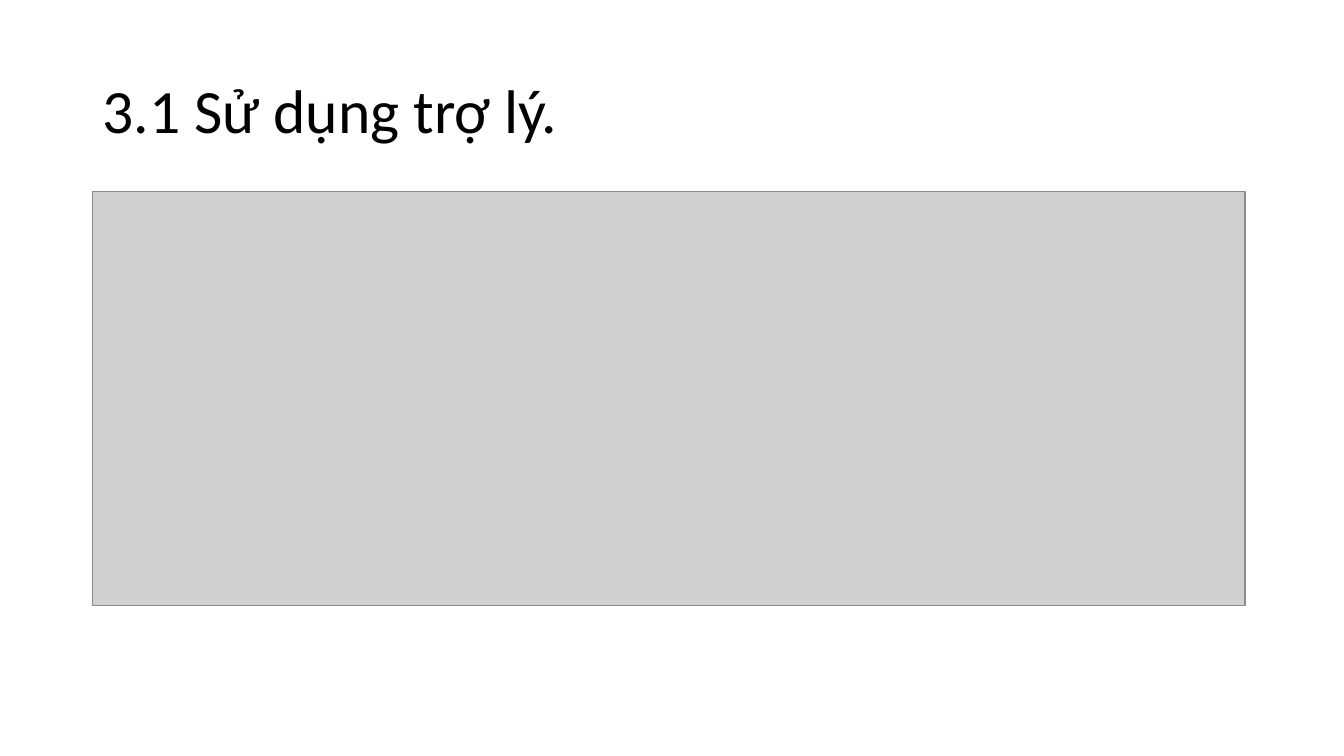
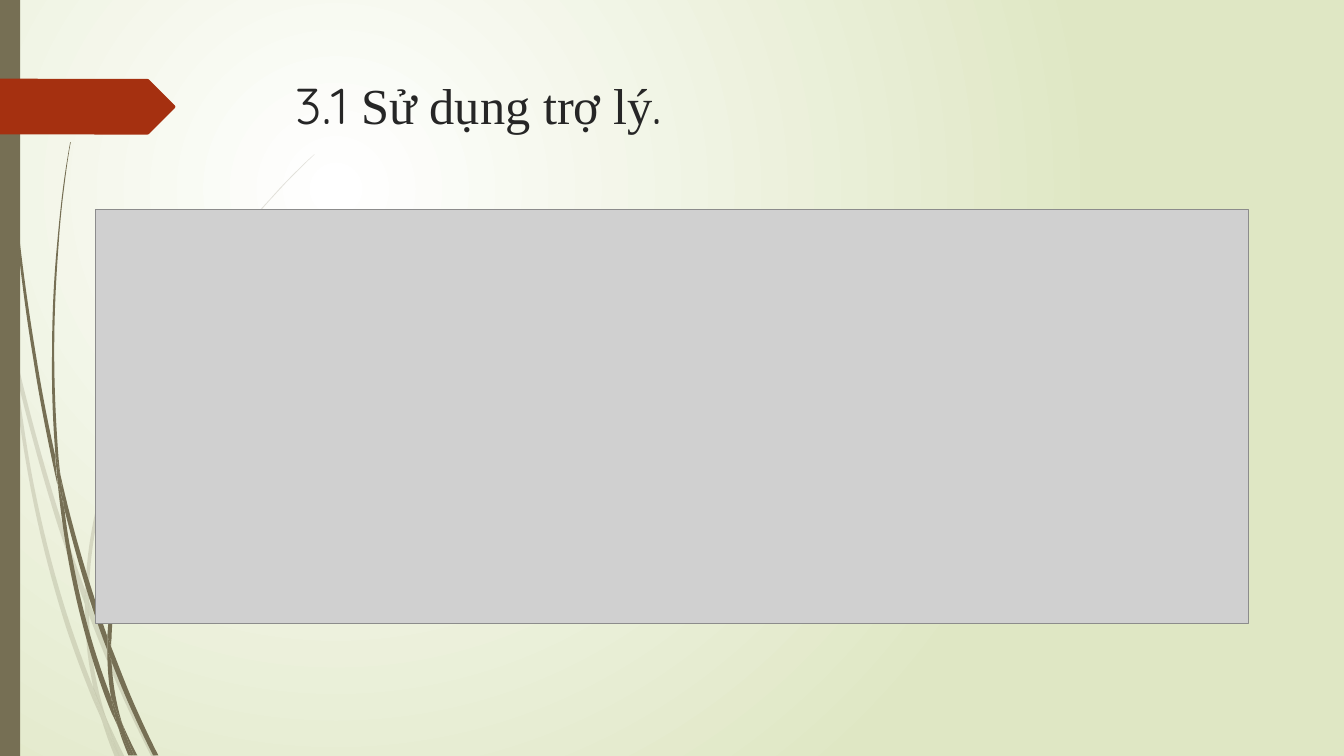
Before and after one commit to trieuduy27051999/Google-play-infor-, a slide deck: slide 73 of 3 muc dau GooglePlay.pptx. Drawn at 1344x756 pixels with LibreOffice and Linux fonts; fonts in the diff are those of the drawing; grey boxes stand for pictures. Boxes give left, top, right and bottom in pixels: in the first picture for what was removed or moved away, otherwise in the second. Text is boxed around its words. In the diff, an @@ line names an element or a change of style, - is before the commit and + after.

Commit message:
Sua font 3 muc dau Google Play

```diff
--- a/3 muc dau GooglePlay.pptx
+++ b/3 muc dau GooglePlay.pptx
@@ background #FFFFFF to gradient #FFFFFF to #DFE8C4 @@
@@ rectangle added at [0, 0, 20, 756], fill #766F54 @@
@@ freeform shape added at [0, 79, 175, 134], fill #A53010 @@
@@ title "3.1 Sử dụng trợ lý.": place and size @@
-title "3.1 Sử dụng trợ lý." at [102, 89, 557, 144]
+title "3.1 Sử dụng trợ lý." at [296, 88, 661, 134]
@@ title "3.1 Sử dụng trợ lý." at [296, 88, 661, 134]: size 44 to 36 pt, text colour #000000 to #262626; font Calibri to Quicksand in "3.1 lý."; font Calibri to Times New Roman in "Sử dụng trợ lý."; line spacing 0.9 to 1; vertical alignment middle to top @@
@@ text "-" at [93, 165, 1252, 682]: text colour #000000 to #404040; line spacing 0.9 to 1 @@
@@ picture: place and size @@
-picture at [93, 192, 1246, 605]
+picture at [96, 210, 1249, 623]
@@ group added at [0, 154, 315, 756]: 10 freeform shapes @@
@@ group added at [3, 0, 262, 756]: 12 freeform shapes @@
```
Also in this commit, not shown: 79 other slides changed.
